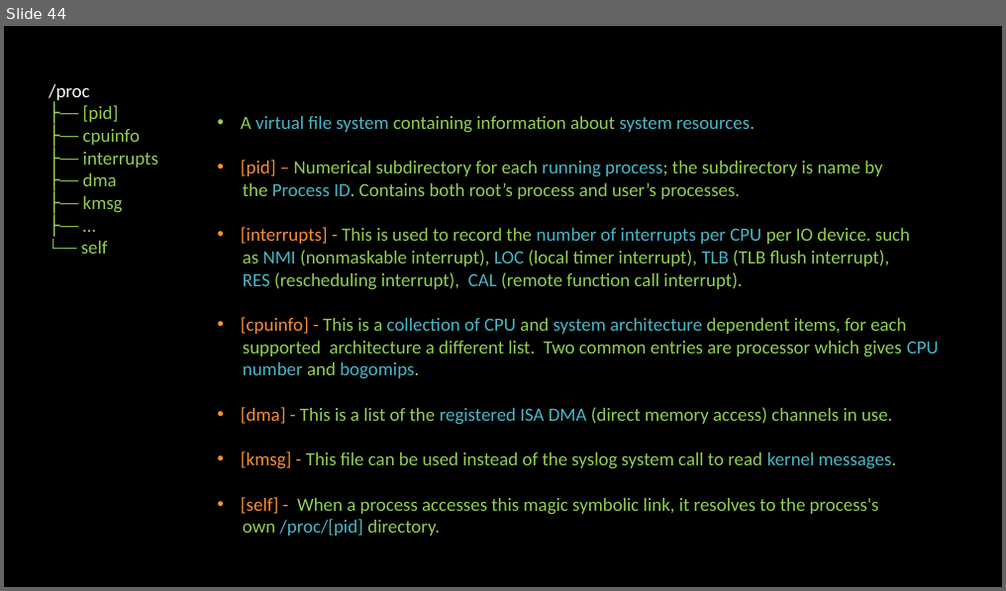
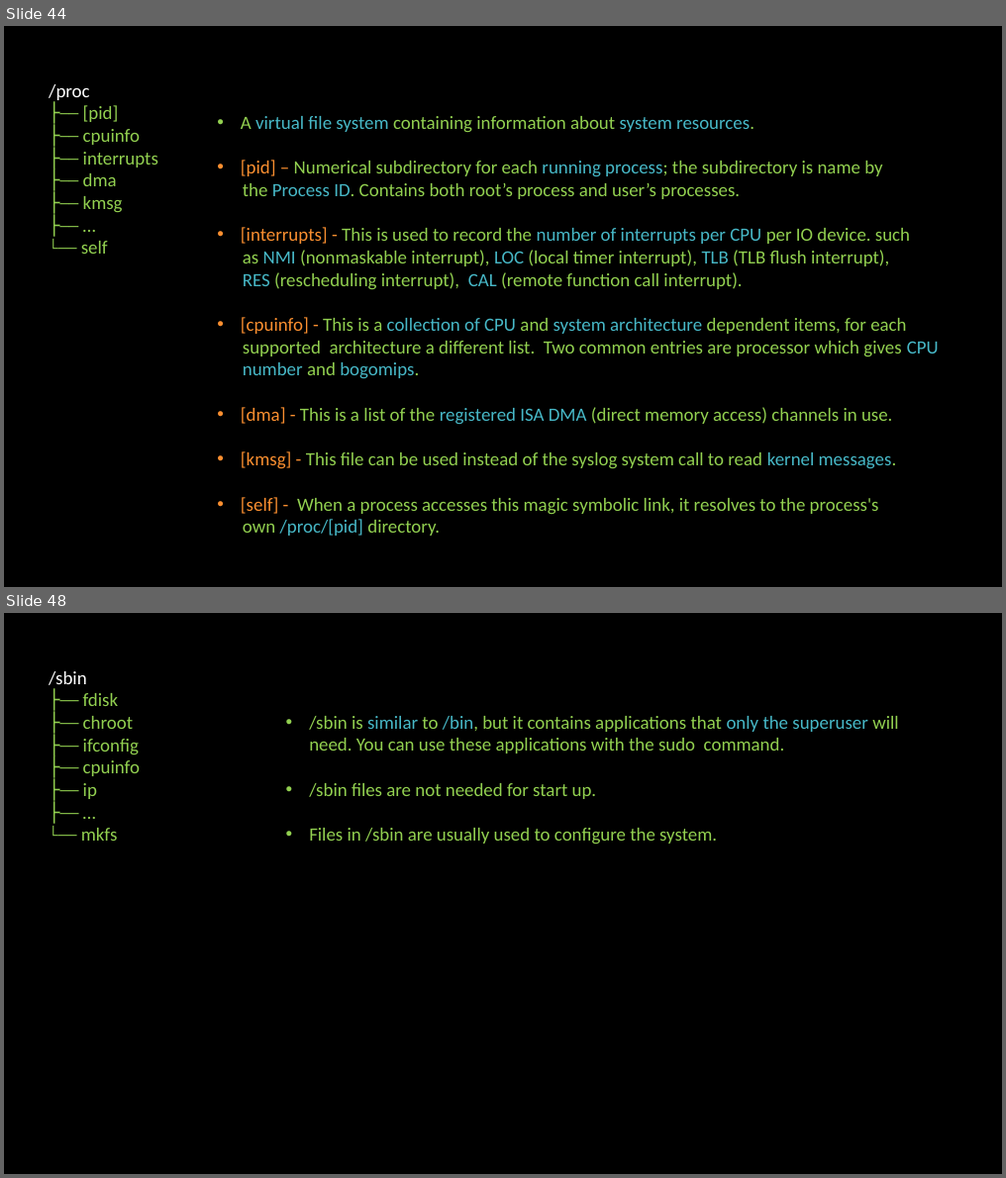
Before and after one commit to linuxfestival/introduction-to-linux-resources, a slide deck: PowerPoint/amirkabir_linux_festival.pptx. Shown one above the other, each under a label of ours: slide 44 before the commit, slides 44 and 48 after it; the slides between them are not shown. The pictures are 1006x591 and 1006x1178 pixels, drawn with LibreOffice and Linux fonts; fonts in the diff are those of the drawing. Boxes give left, top, right and bottom in pixels: in the first picture for what was removed or moved away, otherwise in the second. Text is boxed around its words. In the diff, an @@ line names an element or a change of style, - is before the commit and + after.

Commit message:
Directories home, root, run and sbin added

```diff
--- a/PowerPoint/amirkabir_linux_festival.pptx
+++ b/PowerPoint/amirkabir_linux_festival.pptx
@@ slide 48 added at <box>4,613,1002,1174</box>, background #000000 @@
@@ text added at <box>49,671,140,841</box>, 18 pt, text #92D050 @@
+/sbin
+├── fdisk
+├── chroot
+├── ifconfig
+├── cpuinfo
+├── ip
+├── …
+└── mkfs
@@ text added at <box>309,716,898,845</box>, 18 pt, text #92D050 @@
+• /sbin is similar to /bin, but it contains applications that only the superuser will need. You can use these applications with the sudo command.
+• /sbin files are not needed for start up.
+• Files in /sbin are usually used to configure the system.
```
Also in this commit, not shown: 3 other slides added.
